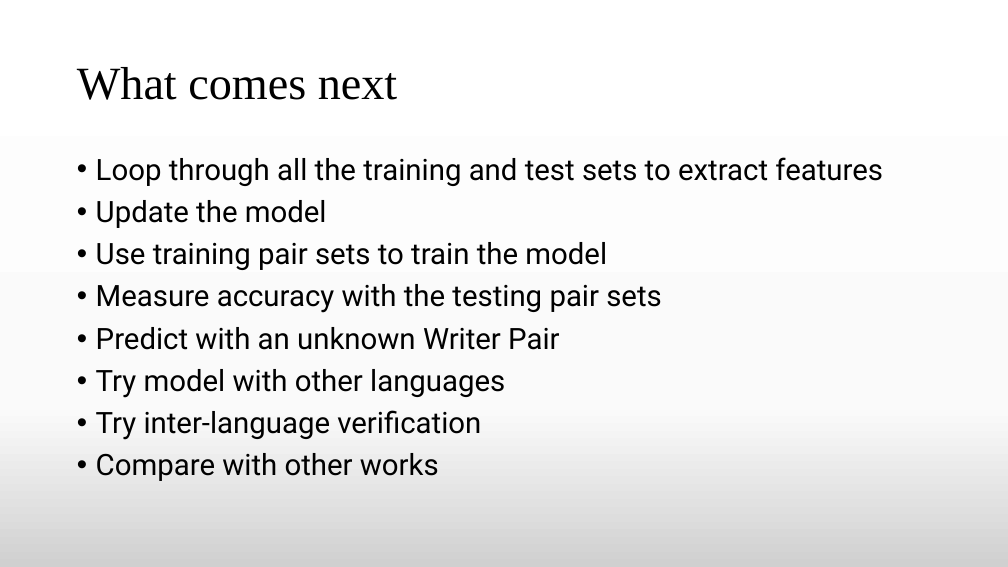
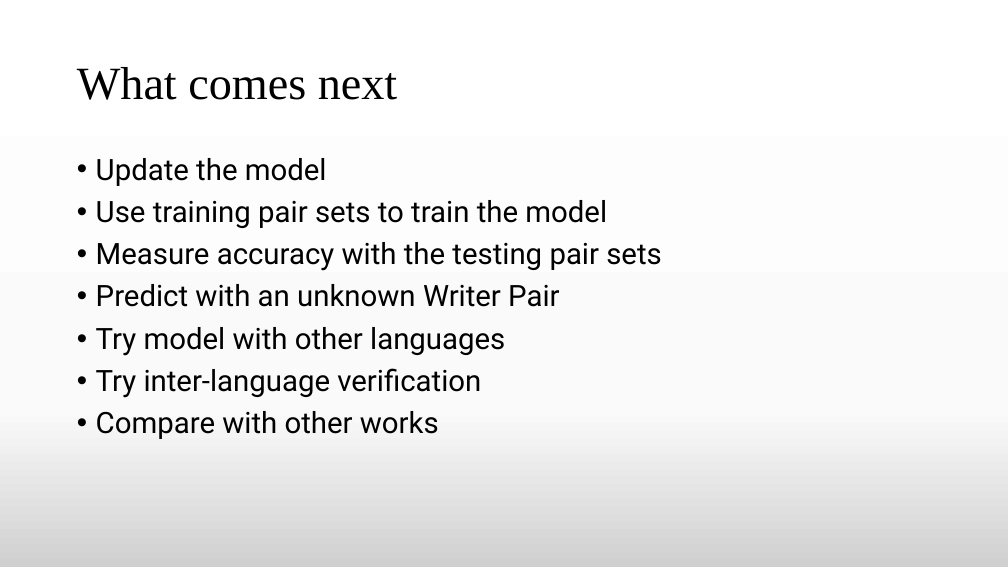
Before and after one commit to TheAnonymousMan/local-language-recognition-gcelt-class-2021, a slide deck: slide 23 of Documentation/4th Year Project Presentation.pptx. Drawn at 1008x567 pixels with LibreOffice and Linux fonts; fonts in the diff are those of the drawing. Boxes give left, top, right and bottom in pixels: in the first picture for what was removed or moved away, otherwise in the second. Text is boxed around its words. In the diff, an @@ line names an element or a change of style, - is before the commit and + after.

```diff
--- a/Documentation/4th Year Project Presentation.pptx
+++ b/Documentation/4th Year Project Presentation.pptx
@@ text at [96,157,883,186]: paragraph removed @@
-• Loop through all the training and test sets to extract features
```
Also in this commit, not shown: 1 other slide changed.
